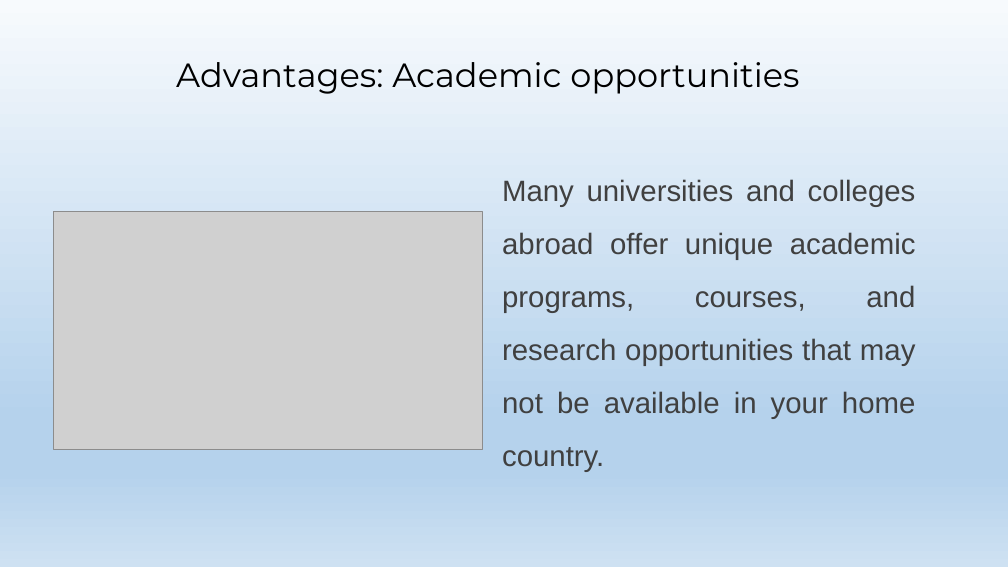
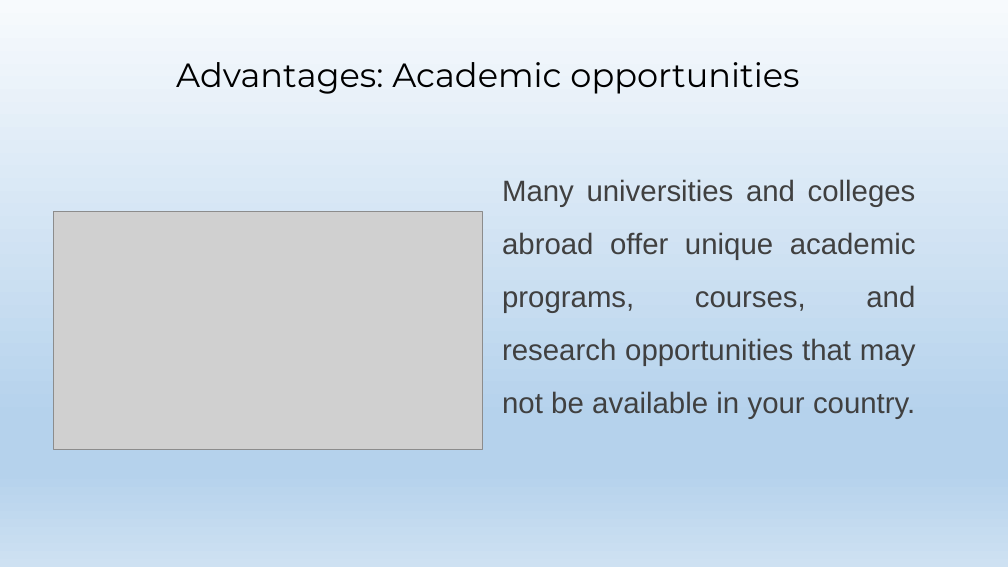
Before and after one commit to fnabiyevuz/english_presentations, a slide deck: slide 6 of Advantages and Disadvantages studying abroad.pptx. Drawn at 1008x567 pixels with LibreOffice and Linux fonts; fonts in the diff are those of the drawing; grey boxes stand for pictures. Boxes give left, top, right and bottom in pixels: in the first picture for what was removed or moved away, otherwise in the second. Text is boxed around its words. In the diff, an @@ line names an element or a change of style, - is before the commit and + after.

```diff
--- a/Advantages and Disadvantages studying abroad.pptx
+++ b/Advantages and Disadvantages studying abroad.pptx
@@ text at <box>502,179,916,419</box>: text changed @@
-Many universities and colleges abroad offer unique academic programs, courses, and research opportunities that may not be available in your home country.
+Many universities and colleges abroad offer unique academic programs, courses, and research opportunities that may not be available in your country.
```
Also in this commit, not shown: 2 other slides changed, 1 other file.
